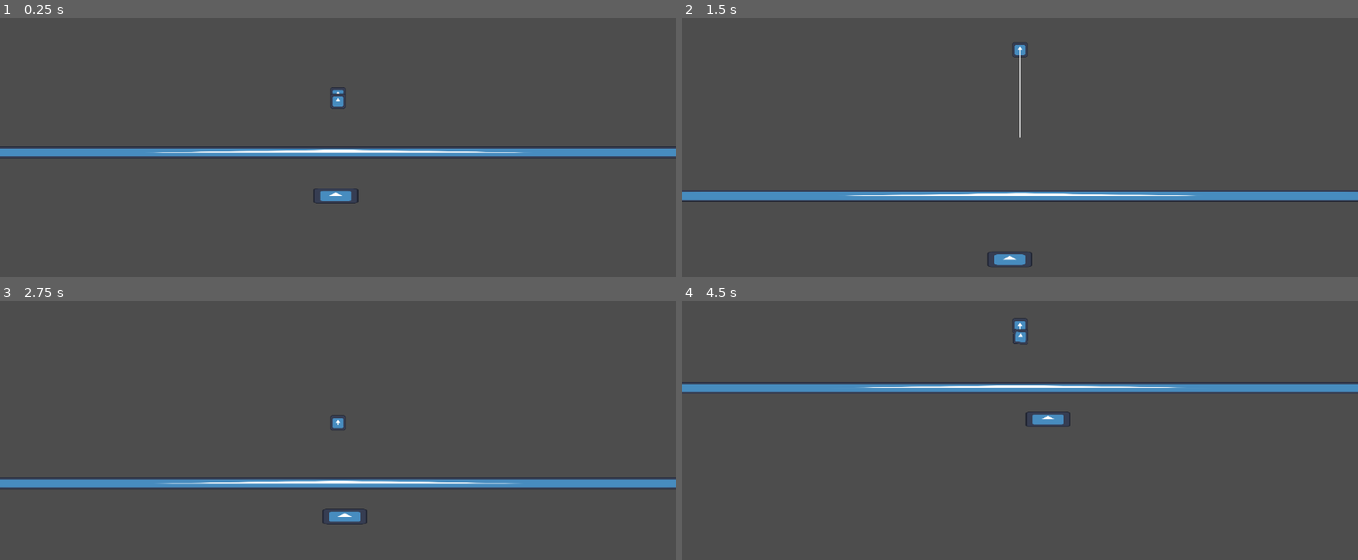
Above: before the commit, frames 1-4 (two rows, left to right).
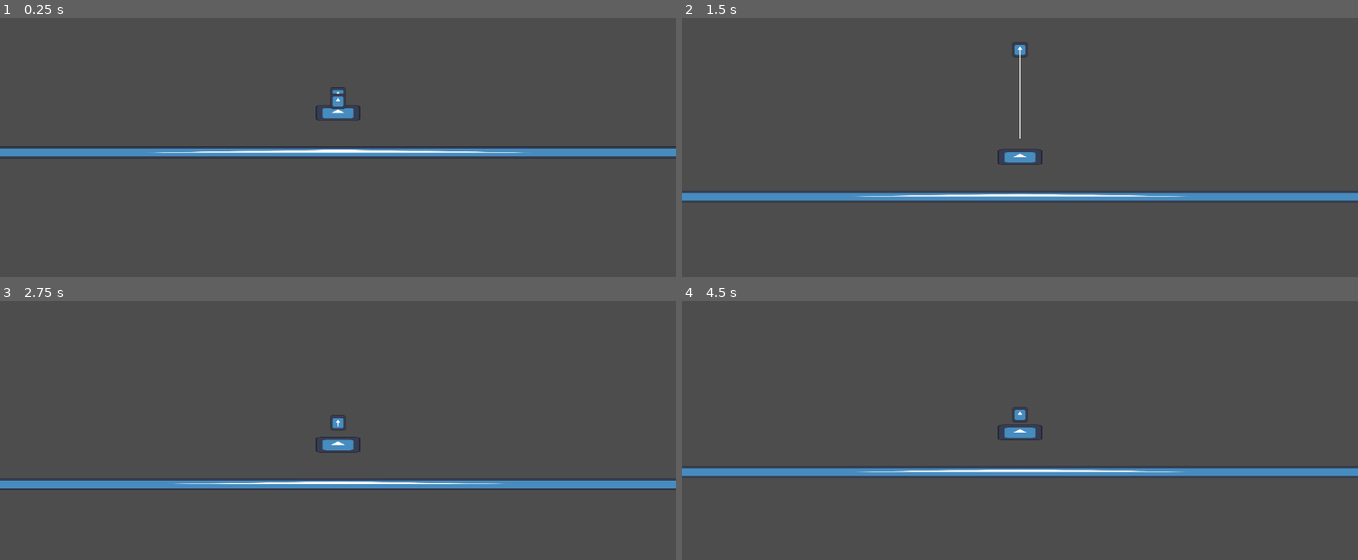
Above: after the commit, the same moments.

Repository: Shaydas1/UWGameJamSpring2025
Game: Godot game, scene res://Scenes/Testing/PlayerTesting.tscn
The game is run twice, just before and just after one commit, with the same random seed, the same clock (stepped at 60 frames per second) and the same inputs. This scene is started directly instead of the project's main scene. The engine's default icon, where the game draws it, is replaced by a stand-in: a white triangle on a blue panel in a dark square.
Inputs:
- Up to frame 1 (0.25 s): no input
- Up to frame 2 (1.5 s): tap Enter (ui_accept) at 0.5, 0.77 s; hold Left (cast_angle_up) 0.53-1.28 s; tap Space (cast) at 0.6, 1.35 s; hold Right (cast_angle_down) from 1.28 s (still down)
- Up to frame 3 (2.75 s): tap Enter (ui_accept) at 1.52 s; release Right (cast_angle_down) at 2.03 s; hold Left (cast_angle_up) from 2.03 s (still down); tap Space (cast) at 2.1 s
- Up to frame 4 (4.5 s): tap Space (cast) at 2.85, 3.6, 4.35 s; tap Enter (ui_accept) at 3.02, 3.77 s; release Left (cast_angle_up) at 3.53 s; hold Right (cast_angle_down) from 3.53 s (still down)

The runs differ from the first frame. In frame 1, 0.5% of the frame differs, in the area x 46-54%, y 33-72%; in frame 2, 2.2%; in frame 3, 2.2%; in frame 4, 7.9%, in the area x 0-100%, y 6-68%.

Commit message:
blobsfish size update

Diff:
--- a/uwgamejamspring2025/Scenes/Testing/PlayerTesting.tscn
+++ b/uwgamejamspring2025/Scenes/Testing/PlayerTesting.tscn
@@ -1,7 +1,6 @@
-[gd_scene load_steps=7 format=3 uid="uid://c3wh2fsl5aotw"]
+[gd_scene load_steps=6 format=3 uid="uid://c3wh2fsl5aotw"]
 
-[ext_resource type="PackedScene" uid="uid://bbss0dxrgjsvn" path="res://Scenes/blobfish.tscn" id="1_r150o"]
-[ext_resource type="PackedScene" uid="uid://bmw64rxg2i8do" path="res://Scenes/Patrol pathes/patrol_path_1.tscn" id="2_idj7w"]
+[ext_resource type="PackedScene" uid="uid://coyy6wij5we2q" path="res://Scenes/Fish/dumbfish.tscn" id="3_cc3y0"]
 [ext_resource type="PackedScene" uid="uid://bh31uecwwg144" path="res://Scenes/Player/player.tscn" id="3_pbw6q"]
 [ext_resource type="PackedScene" uid="uid://d0ysbbmva5x1m" path="res://Scenes/Player/hook.tscn" id="4_v1gob"]
 [ext_resource type="Texture2D" uid="uid://ndpwmba1hhrc" path="res://icon.svg" id="5_jw32o"]
@@ -25,6 +24,8 @@
 
 [node name="FishingLine" type="Line2D" parent="Player"]
 
+[node name="Dumbfish" parent="." instance=ExtResource("3_cc3y0")]
+
 [node name="water" type="Area2D" parent="." groups=["water"]]
 
 [node name="CollisionShape2D" type="CollisionShape2D" parent="water"]
@@ -38,9 +39,3 @@
 position = Vector2(5, 337)
 scale = Vector2(80.9377, 0.792241)
 texture = ExtResource("5_jw32o")
-
-[node name="Blobfish" parent="." node_paths=PackedStringArray("patrol_path_node") instance=ExtResource("1_r150o")]
-position = Vector2(10, 778)
-patrol_path_node = NodePath("PatrolPath1")
-
-[node name="PatrolPath1" parent="Blobfish" instance=ExtResource("2_idj7w")]
--- /dev/null
+++ b/uwgamejamspring2025/Scenes/blobfish.tscn
@@ -0,0 +1,46 @@
+[gd_scene load_steps=8 format=3 uid="uid://c07cyo4gdx7cl"]
+
+[ext_resource type="Script" uid="uid://d0pttjiudtjan" path="res://Scripts/Fish/blobfish.gd" id="1_gkfby"]
+[ext_resource type="Texture2D" uid="uid://ndpwmba1hhrc" path="res://icon.svg" id="3_2vrtk"]
+[ext_resource type="PackedScene" uid="uid://cq0xwuyd6grxr" path="res://Scenes/States/state_dead.tscn" id="3_gkfby"]
+[ext_resource type="PackedScene" uid="uid://cgjm785q5sf6g" path="res://Scenes/States/state_flee.tscn" id="4_2vrtk"]
+[ext_resource type="PackedScene" uid="uid://bg8bh3jp0r6bp" path="res://Scenes/States/state_wander.tscn" id="5_sxe30"]
+
+[sub_resource type="CapsuleShape2D" id="CapsuleShape2D_gkfby"]
+radius = 89.0
+height = 474.0
+
+[sub_resource type="CircleShape2D" id="CircleShape2D_gkfby"]
+radius = 686.698
+
+[node name="Blobfish" type="CharacterBody2D" groups=["active_fish"]]
+script = ExtResource("1_gkfby")
+move_speed = 300
+
+[node name="Sprite2D" type="Sprite2D" parent="."]
+position = Vector2(0, -2.98023e-08)
+scale = Vector2(3, 1.032)
+texture = ExtResource("3_2vrtk")
+
+[node name="Hitbox" type="CollisionShape2D" parent="."]
+position = Vector2(0, 1.77636e-15)
+rotation = 1.5708
+shape = SubResource("CapsuleShape2D_gkfby")
+
+[node name="StateDead" parent="." instance=ExtResource("3_gkfby")]
+
+[node name="StateFleeing" parent="." node_paths=PackedStringArray("exit_state") instance=ExtResource("4_2vrtk")]
+exit_state = NodePath("../StateWander")
+
+[node name="Timer" type="Timer" parent="StateFleeing"]
+
+[node name="StateWander" parent="." node_paths=PackedStringArray("exit_state") instance=ExtResource("5_sxe30")]
+exit_state = NodePath("../StateFleeing")
+dest_tol = 10.0
+
+[node name="ThreatBox" type="Area2D" parent="StateWander"]
+
+[node name="CollisionShape2D" type="CollisionShape2D" parent="StateWander/ThreatBox"]
+shape = SubResource("CircleShape2D_gkfby")
+
+[connection signal="timeout" from="StateFleeing/Timer" to="StateFleeing" method="_on_timer_timeout"]
